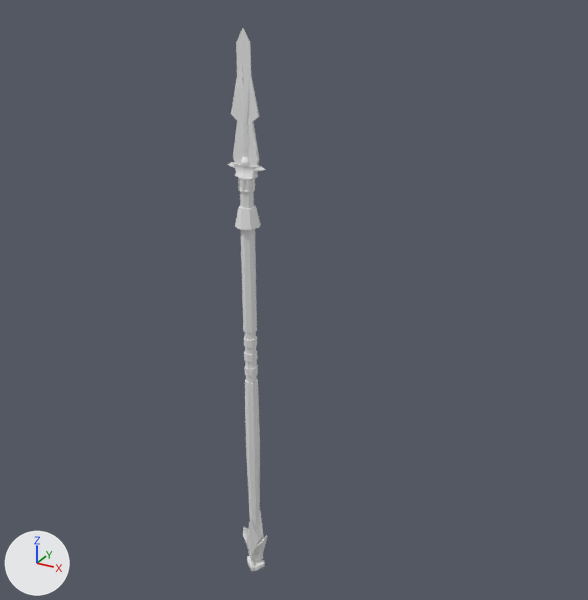
The Blender file Unity/Metroidvania/Assets/Models/Mirror/Spear.blend, before and after one commit.
The view is the same before and after, from a camera (50 mm lens) standing at (29.3, -46.5, 25.9) and looking at (2.4, 2.4, 1.4). The axes (+X, +Y, +Z) are drawn at lower left. The lights are the same throughout. The picture after the commit comes second.
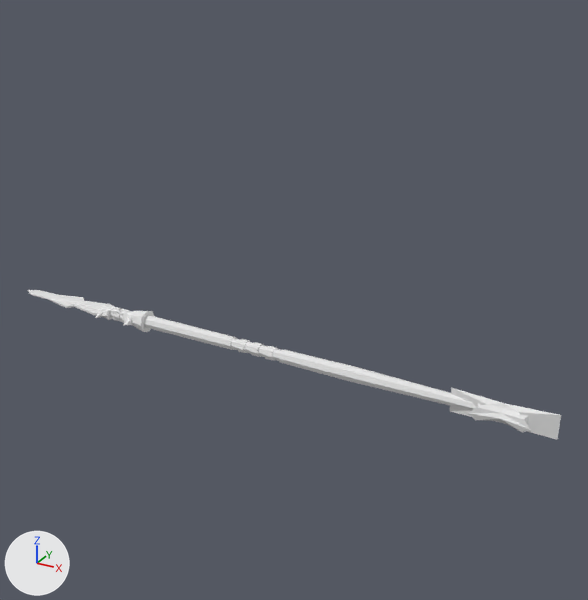
Scene script edits in JSON lines:
```json
{"block": "me_circle", "where": "# used by ob_circle; location = (0.0, 0.0, 10.36)"}
{"op": "remove", "block": "me_circle", "code": "me_circle.from_pydata(...)  # 120 vertices, 106 faces; spans x -1.55..0.0, y -0.58..0.58, z -0.2..9.27"}
{"op": "add", "block": "me_circle", "code": "me_circle.from_pydata(...)  # 120 vertices, 106 faces; spans x -9.27..0.2, y -1.55..0.0, z -0.58..0.58"}
{"block": "me_circle", "change": "me_circle part 1: the whole mesh is multiplied about the mesh origin by the matrix ((0.0, 0.0, -1.0), (1.0, 0.0, 0.0), (0.0, -1.0, 0.0))"}
{"block": "me_cube_001", "where": "# used by ob_cube; location = (0.0, 0.0, 15.4)"}
{"op": "remove", "block": "me_cube_001", "code": "me_cube_001.from_pydata(...)  # 36 vertices, 38 faces; spans x -1.07..1.07, y -0.11..0.11, z -4.03..5.5"}
{"op": "add", "block": "me_cube_001", "code": "me_cube_001.from_pydata(...)  # 36 vertices, 38 faces; spans x -5.5..4.03, y -1.07..1.07, z -0.11..0.11"}
{"block": "me_cube_001", "change": "me_cube_001 part 2: the whole mesh is multiplied about the mesh origin by the matrix ((0.0, 0.0, -1.0), (1.0, 0.0, 0.0), (0.0, -1.0, 0.0))"}
{"block": "me_circle_001", "where": "# used by ob_circle_001; location = (0.0, 0.0, 0.0)"}
{"op": "remove", "block": "me_circle_001", "code": "me_circle_001.from_pydata(...)  # 192 vertices, 184 faces; spans x -0.9..0.9, y -0.9..0.9, z -21.2..10.3"}
{"op": "add", "block": "me_circle_001", "code": "me_circle_001.from_pydata(...)  # 192 vertices, 184 faces; spans x -12.4..19.0, y -0.9..0.9, z -0.9..0.9"}
{"block": "me_circle_001", "change": "me_circle_001 part 3: the whole mesh is multiplied about its middle by the matrix ((0.0, 0.0, -1.0), (1.0, 0.0, 0.0), (0.0, -1.0, 0.0)), then moved by (3.3, 0.0, 5.4)"}
{"block": "me_cube", "where": "# used by ob_cube_001; location = (0.0, 0.0, -21.28)"}
{"op": "remove", "block": "me_cube", "code": "me_cube.from_pydata(...)  # 53 vertices, 44 faces; spans x -1.14..0.0, y -0.89..0.94, z -1.91..3.56"}
{"op": "add", "block": "me_cube", "code": "me_cube.from_pydata(...)  # 53 vertices, 44 faces; spans x -3.56..1.91, y -1.14..0.0, z -0.94..0.89"}
{"block": "me_cube", "change": "me_cube part 4: the whole mesh is multiplied about the mesh origin by the matrix ((0.0, 0.0, -1.0), (1.0, 0.0, 0.0), (0.0, -1.0, 0.0))"}
{"op": "add", "block": "ob_circle", "code": "ob_circle.parent = ob_circle_001"}
{"op": "add", "block": "ob_circle", "code": "ob_circle.matrix_parent_inverse = Matrix(((1.0, 0.0, 0.0, 0.0), (0.0, 1.0, 0.0, 0.0), (0.0, 0.0, 1.0, 2.059), (0.0, 0.0, 0.0, 1.0)))"}
{"op": "set", "path": "ob_circle.location", "old": "(0.0, 0.0, 10.36)", "new": "(-12.42, 0.0, -2.059)"}
{"op": "add", "block": "ob_cube", "code": "ob_cube.parent = ob_circle_001"}
{"op": "add", "block": "ob_cube", "code": "ob_cube.matrix_parent_inverse = Matrix(((1.0, 0.0, 0.0, 0.0), (0.0, 1.0, 0.0, 0.0), (0.0, 0.0, 1.0, 2.059), (0.0, 0.0, 0.0, 1.0)))"}
{"op": "set", "path": "ob_cube.location", "old": "(0.0, 0.0, 15.4)", "new": "(-17.46, 0.0, -2.059)"}
{"op": "set", "path": "ob_circle_001.location", "old": "(0.0, 0.0, 0.0)", "new": "(0.0, 0.0, -2.06)"}
{"op": "add", "block": "ob_cube_001", "code": "ob_cube_001.parent = ob_circle_001"}
{"op": "add", "block": "ob_cube_001", "code": "ob_cube_001.matrix_parent_inverse = Matrix(((1.0, 0.0, 0.0, 0.0), (0.0, 1.0, 0.0, 0.0), (0.0, 0.0, 1.0, 2.059), (0.0, 0.0, 0.0, 1.0)))"}
{"op": "set", "path": "ob_cube_001.location", "old": "(0.0, 0.0, -21.28)", "new": "(19.22, 0.0, -2.059)"}
```

What differs and where, as boxes [x1, y1, x2, y2] in the pictures (588 x 600 px):
```json
{"object": "Circle.001", "change": "reshaped, moved", "before": [235, 192, 261, 538], "after": [127, 311, 477, 411]}
{"object": "Cube.001", "change": "reshaped, moved", "before": [243, 510, 268, 572], "after": [450, 388, 561, 440], "on screen": "331% wider, 16% shorter"}
{"object": "Cube", "change": "reshaped, moved", "before": [231, 28, 259, 166], "after": [27, 290, 113, 315], "on screen": "200% wider, 81% shorter"}
{"object": "Circle", "change": "reshaped, moved", "before": [227, 58, 265, 193], "after": [43, 295, 133, 325]}
```
